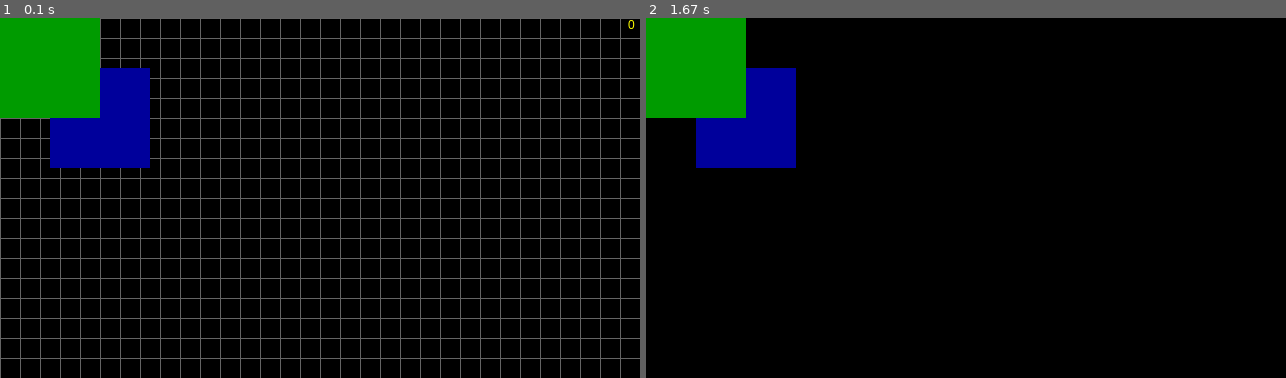
Above: before the commit, frames 1-2 (left to right).
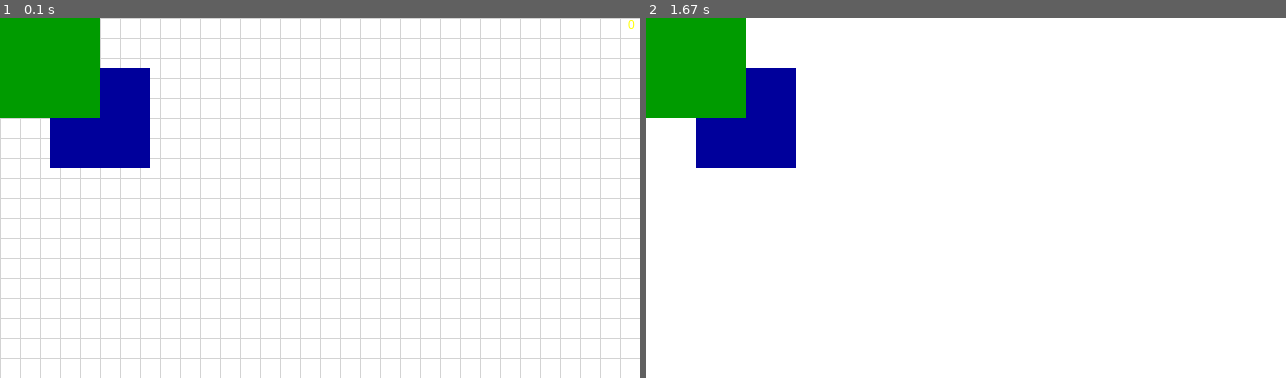
Above: after the commit, the same moments.

Repository: TaylorTurnerIT/Pygame-Layered-Renderer
Game: pygame game, started from graph.py
The game is run twice, just before and just after one commit, with the same random seed, the same clock (stepped at 60 frames per second) and the same inputs.
Inputs:
- Up to frame 1 (0.1 s): no input
- Up to frame 2 (1.67 s): tap G at 0.33 s; tap F at 0.67 s

The runs differ from the first frame. In frame 1, 92% of the frame differs, in the area x 0-100%, y 0-100%; in frame 2, 92%.

Commit message:
Update grid and canvas colors

Diff:
--- a/screen.py
+++ b/screen.py
@@ -71,9 +71,9 @@
     def drawGrid(self):
         if(self.gridStatus):
             for x in range(0, self.screenWidth, self.gridSize):
-                pygame.draw.line(self.canvas, (100, 100, 100), (x, 0), (x, self.screenHeight))
+                pygame.draw.line(self.canvas, "light gray", (x, 0), (x, self.screenHeight))
             for y in range(0, self.screenHeight, self.gridSize):
-                pygame.draw.line(self.canvas, (100, 100, 100), (0, y), (self.screenWidth, y))
+                pygame.draw.line(self.canvas, "light gray", (0, y), (self.screenWidth, y))
     # Draws the fps counter
     def drawFps(self):
         if(self.fpsStatus):
@@ -96,7 +96,7 @@
 
     # Primary screen update
     def draw(self):
-        self.canvas.fill((0, 0, 0))
+        self.canvas.fill("white")
         self.drawGrid()
         self.drawFps()
         for x in range(0, len(self.drawMethods)):
